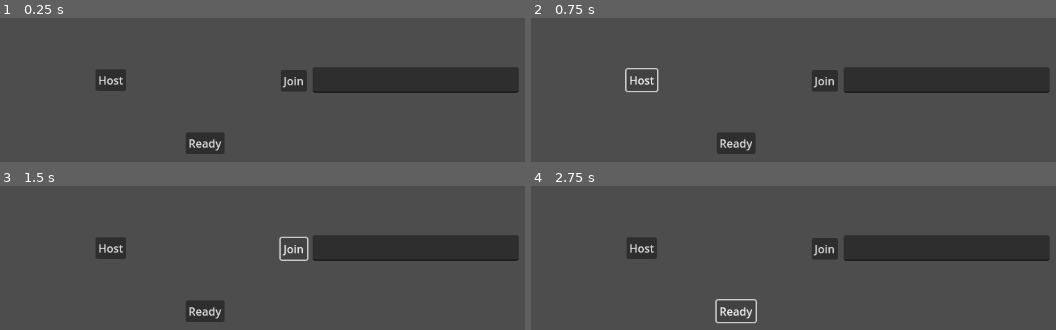
Above: before the commit, frames 1-4 (two rows, left to right).
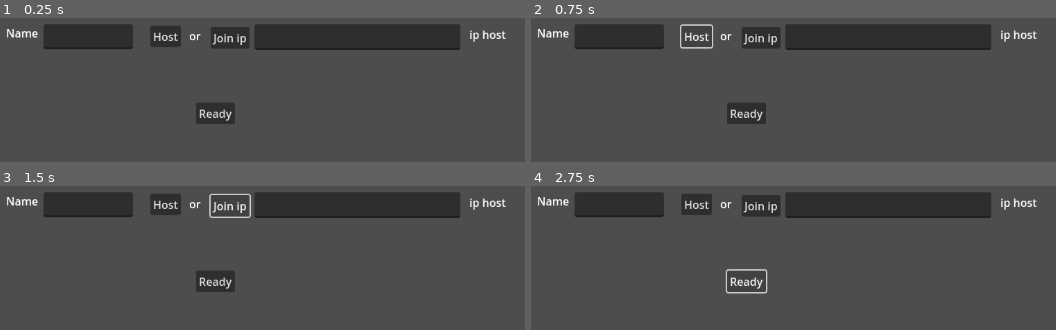
Above: after the commit, the same moments.

Repository: JJWithNoSauce/BandaiSnakeProject
Game: Godot game, scene res://scene/ui/lobby.tscn
Two runs of this game, one before a commit and one after it. Both use one fixed random seed, a clock stepped at 60 frames per second and the inputs below.
Inputs:
- Up to frame 1 (0.25 s): no input
- Up to frame 2 (0.75 s): click "Host" at 0.5 s
- Up to frame 3 (1.5 s): click "Join" (after the commit: "Join ip") at 1.25 s
- Up to frame 4 (2.75 s): click "Ready" at 2 s

The runs differ from the first frame. In frame 1, 22% of the frame differs, in the area x 1-99%, y 4-95%; in frame 2, 22%; in frame 3, 21%; in frame 4, 21%.

Commit message:
add name

Diff:
--- a/scene/main.tscn
+++ b/scene/main.tscn
@@ -7,7 +7,7 @@
 
 [sub_resource type="Curve2D" id="Curve2D_0jt7g"]
 _data = {
-"points": PackedVector2Array(0, 0, 0, 0, 112, 367, 0, 0, 0,  …(141 unchanged characters)…  119, 0, 0, 0, 0, 832, 123, 0, 0, 0, 0, 887, 257, 0, 0, 0, 0, 709, 330, 0, 0, 0, 0, 392, 321, 0, 0, 0, 0, 387, 213, 0, 0, 0, 0, 138, 208, 0, 0, 0, 0, 137, 83, 0, 0, 0, 0, 533, 86)
+"points": PackedVector2Array(0, 0, 0, 0, 112, 367, 0, 0, 0,  …(141 unchanged characters)…  119, 0, 0, 0, 0, 832, 123, 0, 0, 0, 0, 675, 352, 0, 0, 0, 0, 567, 347, 0, 0, 0, 0, 392, 321, 0, 0, 0, 0, 318, 232, 0, 0, 0, 0, 138, 208, 0, 0, 0, 0, 137, 83, 0, 0, 0, 0, 533, 86)
 }
 point_count = 16
 
--- a/scene/player.tscn
+++ b/scene/player.tscn
@@ -29,3 +29,12 @@
 
 [node name="MultiplayerSynchronizer" type="MultiplayerSynchronizer" parent="."]
 replication_config = SubResource("SceneReplicationConfig_nswsj")
+
+[node name="name" type="Label" parent="."]
+offset_left = 3.0
+offset_top = -74.0
+offset_right = 99.0
+offset_bottom = -48.0
+theme_override_colors/font_outline_color = Color(0, 0, 0, 1)
+theme_override_constants/outline_size = 5
+text = "name"
--- a/scene/ui/cardContainer.tscn
+++ b/scene/ui/cardContainer.tscn
@@ -8,16 +8,13 @@
 [node name="cardPos" type="Node2D" parent="."]
 
 [node name="1" type="Marker2D" parent="cardPos"]
-position = Vector2(350, 600)
+position = Vector2(450, 600)
 
 [node name="2" type="Marker2D" parent="cardPos"]
-position = Vector2(500, 600)
+position = Vector2(600, 600)
 
 [node name="3" type="Marker2D" parent="cardPos"]
-position = Vector2(650, 600)
-
-[node name="4" type="Marker2D" parent="cardPos"]
-position = Vector2(800, 600)
+position = Vector2(750, 600)
 
 [node name="useCard" type="Button" parent="."]
 anchors_preset = 2
--- a/scene/ui/lobby.tscn
+++ b/scene/ui/lobby.tscn
@@ -5,33 +5,72 @@
 [node name="lobby" type="Node2D"]
 script = ExtResource("1_v1qqy")
 
-[node name="host" type="Button" parent="."]
-offset_left = 429.0
-offset_top = 116.0
-offset_right = 473.0
-offset_bottom = 147.0
+[node name="ready" type="Button" parent="."]
+offset_left = 574.0
+offset_top = 164.0
+offset_right = 630.0
+offset_bottom = 195.0
+text = "Ready"
+
+[node name="name" type="TextEdit" parent="."]
+offset_left = 354.0
+offset_top = 51.0
+offset_right = 483.0
+offset_bottom = 87.0
+
+[node name="playerName" type="Label" parent="."]
+offset_left = 300.0
+offset_top = 52.0
+offset_right = 351.0
+offset_bottom = 78.0
+text = "Name"
+
+[node name="or" type="Label" parent="."]
+offset_left = 564.0
+offset_top = 56.0
+offset_right = 593.0
+offset_bottom = 82.0
+text = "or"
+
+[node name="joinG" type="Control" parent="."]
+layout_mode = 3
+anchors_preset = 0
+offset_right = 40.0
+offset_bottom = 40.0
+
+[node name="laIP" type="Label" parent="joinG"]
+offset_left = 968.0
+offset_top = 54.0
+offset_right = 1021.0
+offset_bottom = 80.0
+text = "ip host"
+
+[node name="ip" type="TextEdit" parent="joinG"]
+offset_left = 658.0
+offset_top = 51.0
+offset_right = 955.0
+offset_bottom = 88.0
+
+[node name="join" type="Button" parent="joinG"]
+offset_left = 595.0
+offset_top = 55.0
+offset_right = 651.0
+offset_bottom = 86.0
+text = "Join ip"
+
+[node name="hostG" type="Control" parent="."]
+layout_mode = 3
+anchors_preset = 0
+offset_right = 40.0
+offset_bottom = 40.0
+
+[node name="host" type="Button" parent="hostG"]
+offset_left = 508.0
+offset_top = 53.0
+offset_right = 552.0
+offset_bottom = 84.0
 text = "Host"
 
-[node name="join" type="Button" parent="."]
-offset_left = 696.0
-offset_top = 117.0
-offset_right = 734.0
-offset_bottom = 148.0
-text = "Join"
-
-[node name="ready" type="Button" parent="."]
-offset_left = 559.0
-offset_top = 207.0
-offset_right = 615.0
-offset_bottom = 238.0
-text = "Ready"
-
-[node name="ip" type="TextEdit" parent="."]
-offset_left = 742.0
-offset_top = 113.0
-offset_right = 1039.0
-offset_bottom = 150.0
-
-[connection signal="pressed" from="host" to="." method="_on_host_pressed"]
-[connection signal="pressed" from="join" to="." method="_on_join_pressed"]
 [connection signal="pressed" from="ready" to="." method="_on_ready_pressed"]
+[connection signal="pressed" from="joinG/join" to="." method="_on_join_pressed"]
+[connection signal="pressed" from="hostG/host" to="." method="_on_host_pressed"]
--- /dev/null
+++ b/scene/ui/winning.tscn
@@ -0,0 +1,42 @@
+[gd_scene load_steps=2 format=3 uid="uid://istt3iqax6yv"]
+
+[ext_resource type="Script" path="res://scripts/ui/winning.gd" id="1_w1kj0"]
+
+[node name="winning" type="CanvasLayer"]
+script = ExtResource("1_w1kj0")
+
+[node name="Polygon2D" type="Polygon2D" parent="."]
+color = Color(0, 0, 0, 0.207843)
+polygon = PackedVector2Array(-20, -20, -17, 672, 1205, 668, 1186, -35)
+
+[node name="win" type="Panel" parent="."]
+anchors_preset = -1
+anchor_right = 0.186
+anchor_bottom = 0.249
+offset_left = 380.0
+offset_top = 154.0
+offset_right = 510.728
+offset_bottom = 140.648
+
+[node name="playerWin" type="Label" parent="."]
+offset_left = 533.0
+offset_top = 210.0
+offset_right = 591.0
+offset_bottom = 236.0
+text = "player1"
+
+[node name="Label" type="Label" parent="."]
+offset_left = 545.0
+offset_top = 163.0
+offset_right = 586.0
+offset_bottom = 191.0
+text = "WIN"
+
+[node name="toLobby" type="Button" parent="."]
+offset_left = 525.0
+offset_top = 254.0
+offset_right = 603.0
+offset_bottom = 285.0
+text = "To Lobby"
+
+[connection signal="pressed" from="toLobby" to="." method="_on_to_lobby_pressed"]
--- a/scripts/main.gd
+++ b/scripts/main.gd
@@ -47,7 +47,6 @@
 	$trunTimeout.stop()
 	isWalkRoll = true
 
-
 func on_walked():
 	if not isWalkRoll : return
 	isWalkRoll = false
--- a/scripts/player.gd
+++ b/scripts/player.gd
@@ -28,8 +28,15 @@
 	nextPos = ladder.getPosFromStep(1)
 	position = nextPos
 
+	addName()
 	ActionControl.playersStat[str(name).to_int()] = self
 	$Polygon2D.color = Color(info["id"]/4.0,info["id"]/5.0,info["id"]/6.0)
+
+func addName():
+	$name.text = info["name"]
+	var pos = Vector2(0,0).from_angle((info["id"]-1)*45) * 15
+	print(pos)
+	$name.position = pos
 
 func _physics_process(delta):
 	if not isSelf(): return
--- a/scripts/ui/lobby.gd
+++ b/scripts/ui/lobby.gd
@@ -66,7 +66,6 @@
 			load_game.rpc()
 			players_loaded = 0
 
-
 func _on_player_connected(id):
 	_register_player.rpc_id(id, player_info)
 
@@ -99,10 +98,16 @@
 
 
 func _on_host_pressed():
+	var n = $name.text
+	if n == "" : n = "player " + str(players.size()+1)
+	player_info["name"] = n
 	create_game()
 
 func _on_join_pressed():
-	var ip = $ip.text
+	var n = $name.text
+	if n == "" : n = "player"
+	player_info["name"] = n
+	var ip = $joinG/ip.text
 	join_game(ip)
 
 func on_playerConect(id,info):
--- /dev/null
+++ b/scripts/ui/winning.gd
@@ -0,0 +1,11 @@
+extends CanvasLayer
+var lobby:PackedScene = load("res://scene/ui/lobby.tscn")
+
+func _ready():
+	pass
+
+func _process(delta):
+	pass
+
+func _on_to_lobby_pressed():
+	get_tree().change_scene_to_packed(lobby)
